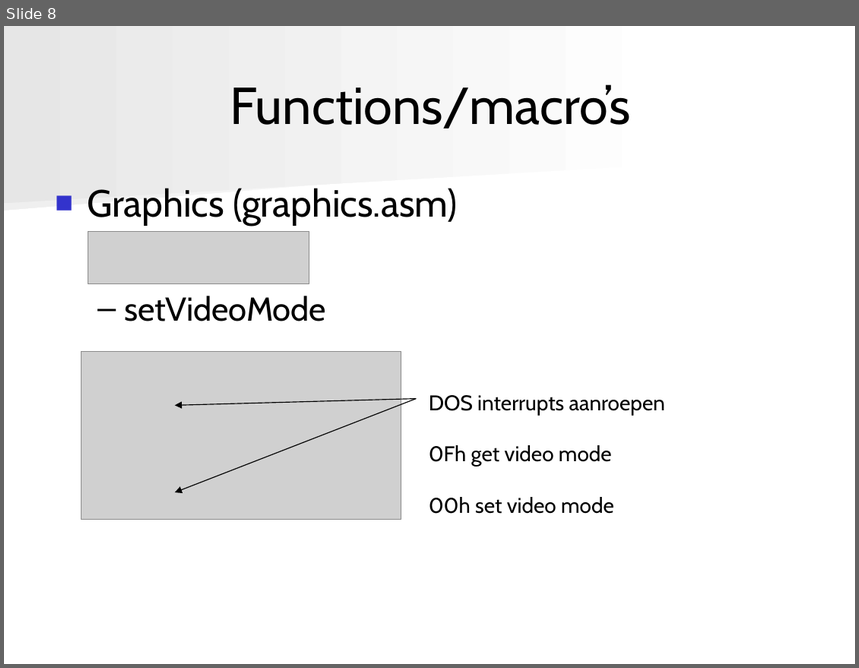
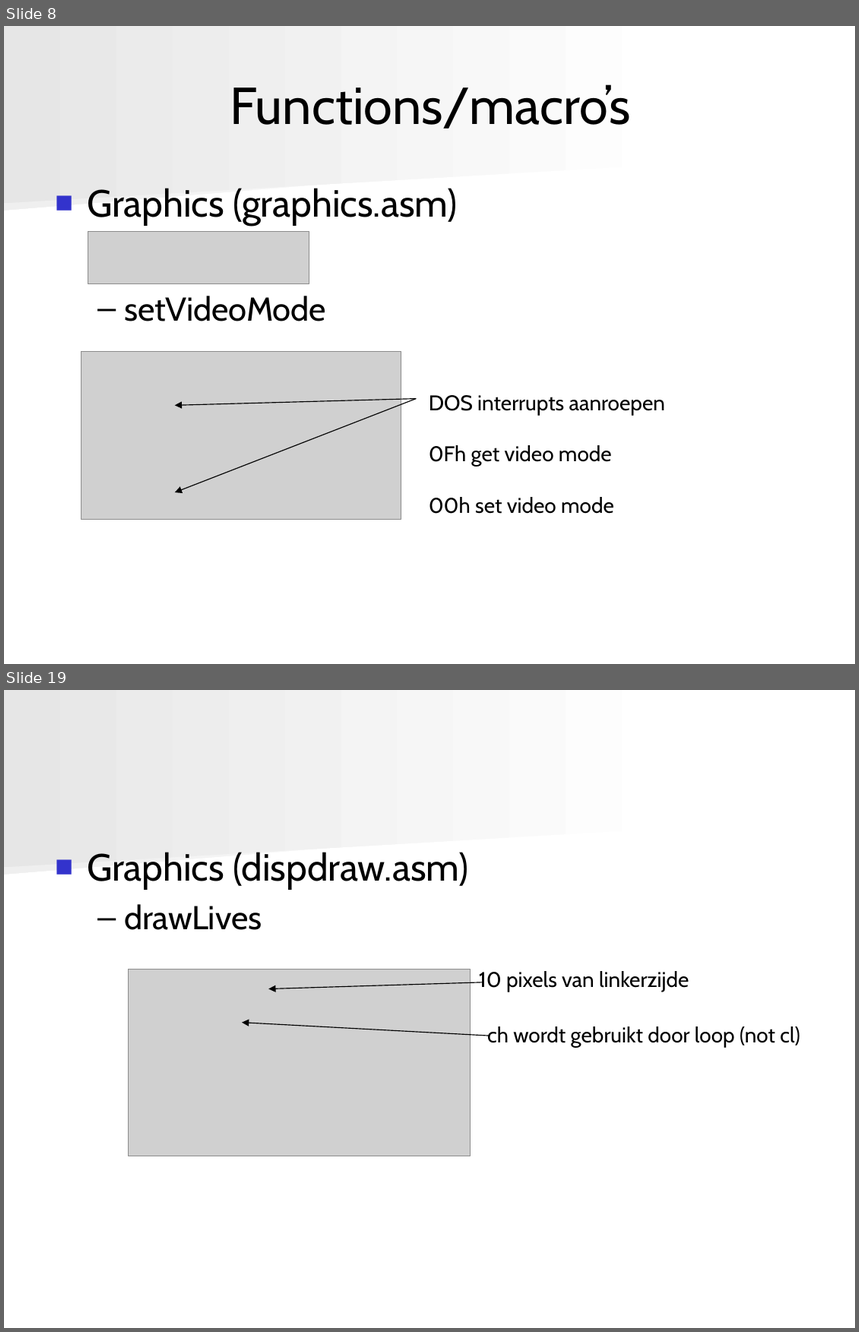
Before and after one commit to angryzor/space_invaders_8086, a slide deck: Presentatie.ppt. Shown one above the other, each under a label of ours: slide 8 before the commit, slides 8 and 19 after it; the slides between them are not shown. The pictures are 859x668 and 859x1332 pixels, drawn with LibreOffice and Linux fonts; fonts in the diff are those of the drawing; grey boxes stand for pictures. Boxes give left, top, right and bottom in pixels: in the first picture for what was removed or moved away, otherwise in the second. Text is boxed around its words. In the diff, an @@ line names an element or a change of style, - is before the commit and + after.

```diff
--- a/Presentatie.ppt
+++ b/Presentatie.ppt
@@ slide 19 added at (x1=4, y1=690, x2=855, y2=1328), background #FFFFFF; not listed: 2 template elements that a slide beside it also shows @@
@@ text added at (x1=87, y1=852, x2=468, y2=930), 32 pt, text #000000 @@
+■ Graphics (dispdraw.asm)
+  – drawLives
@@ picture added at (x1=129, y1=969, x2=471, y2=1157) @@
@@ arrow added from (484, 983) to (268, 989), #000000 0.74 pt @@
@@ text added at (x1=479, y1=971, x2=689, y2=992), 18 pt, text #000000 @@
+10 pixels van linkerzijde
@@ arrow added from (490, 1036) to (241, 1023), #000000 0.74 pt @@
@@ text added at (x1=487, y1=1027, x2=800, y2=1047), 18 pt, text #000000 @@
+ch wordt gebruikt door loop (not cl)
```
Also in this commit, not shown: 4 slides changed, 10 other slides added, 4 slides removed, 1 other file.
